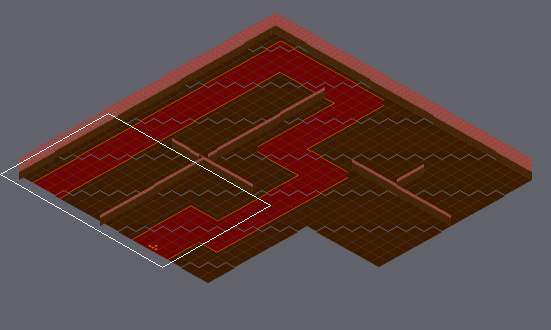
Two states of a Tiled map (JSON), assets/tiledmap/Levels/level2.json. Above: a wide view before the commit, with the close-up outlined.
Close-up. Before:
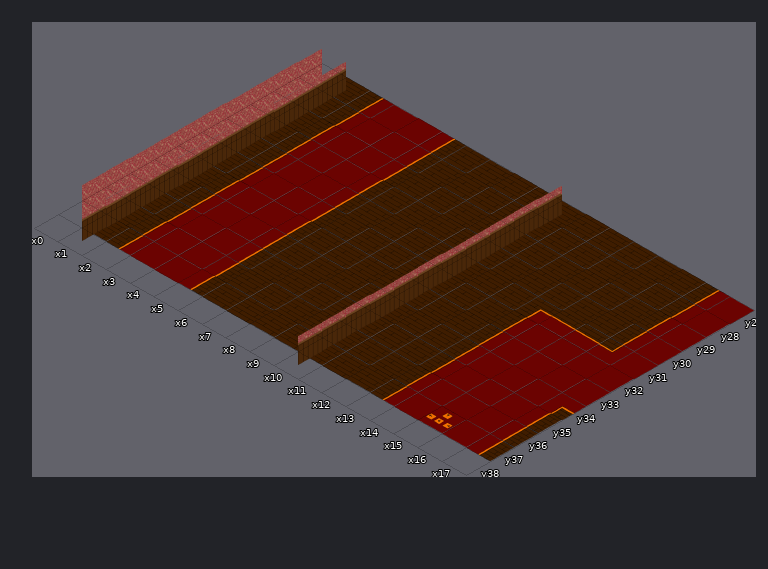
Cells are 182x104 px. Isometric: x runs down to the right, y down to the left. Shown: x 0..17, y 27..38. The commit also changed other parts of the map, which this record leaves out.
The same view after the edit:
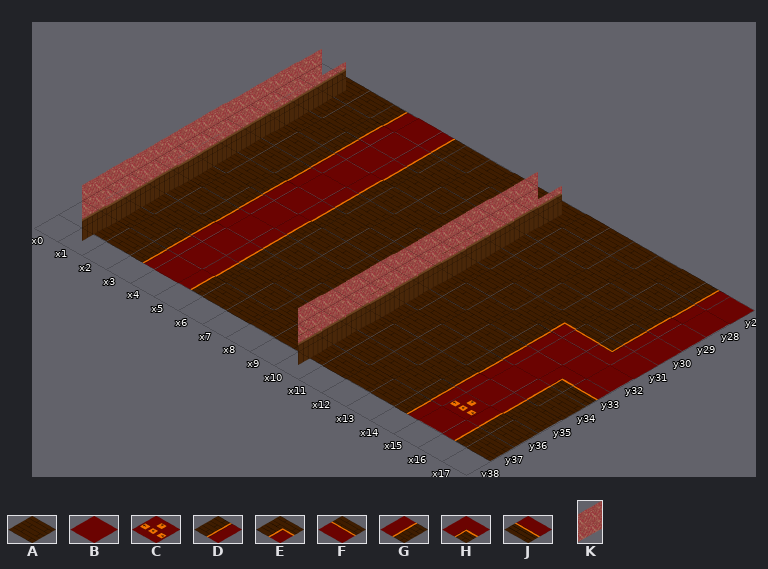
Key: from "floor": A 0, B 1, C 2, D 4, E 5, F 6, G 8, H 9, J 10; from "wall": K 3 flipped left-right.
_ is an empty cell, . an unchanged one.
Difference:
--- layer "floor"
@@ x 2..17 @@
-27 DB..............
-28 DB..............
-29 DB..............
-30 DB..............
-31 DB.........EF...
-32 DB.........DB...
-33 DB.........DB.BB
-34 DB.........DB.BH
-35 DB.........DB.BG
-36 DB.........DBBBG
-37 DB.........DBCBG
+27 AD..............
+28 AD..............
+29 AD..............
+30 AD..............
+31 AD.........AE...
+32 AD.........AD...
+33 AD.........AD.HJ
+34 AD.........AD.GA
+35 AD.........AD.GA
+36 AD.........ADCGA
+37 AD.........ADBGA
--- layer "wall"
@@ x 9..9 @@
-27 _
-28 _
-29 _
-30 _
-31 _
-32 _
-33 _
-34 _
-35 _
-36 _
+27 K
+28 K
+29 K
+30 K
+31 K
+32 K
+33 K
+34 K
+35 K
+36 K
